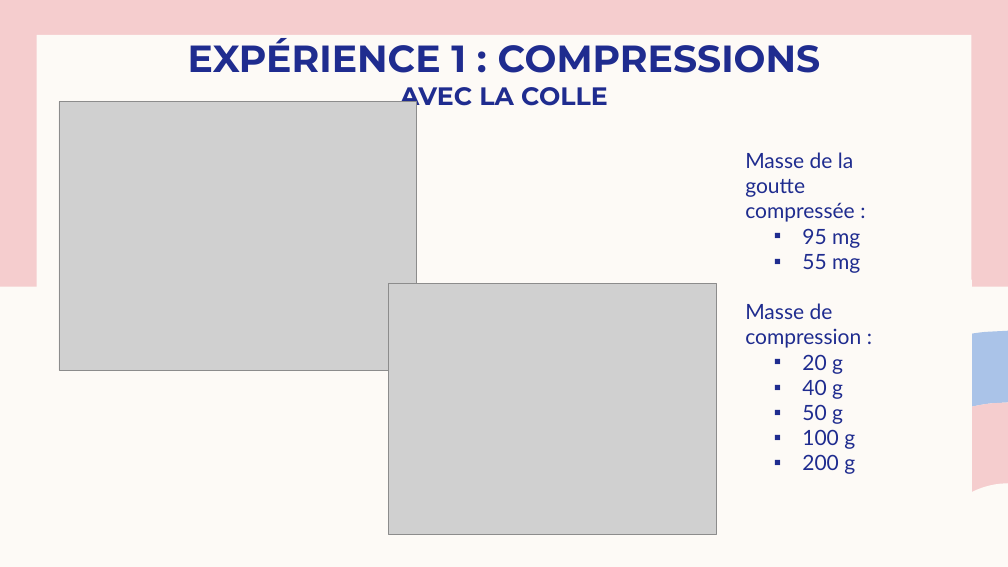
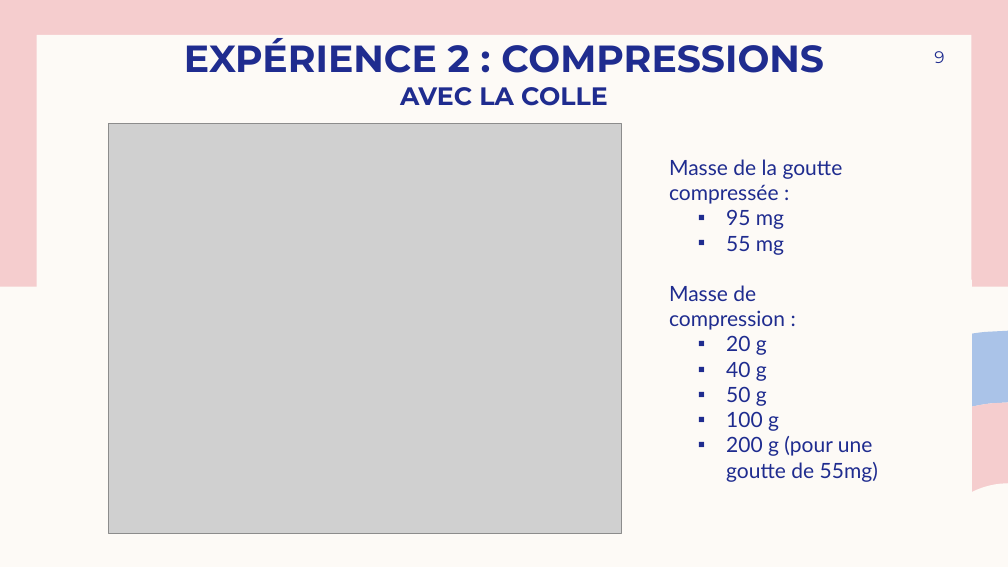
Before and after one commit to Josephine-gith/VS, a slide deck: slide 9 of PPT/Viscoplastic Squeeze pptGE 2.pptx (slide 7 before the commit). Drawn at 1008x567 pixels with LibreOffice and Linux fonts; fonts in the diff are those of the drawing; grey boxes stand for pictures. Boxes give left, top, right and bottom in pixels: in the first picture for what was removed or moved away, otherwise in the second. Text is boxed around its words. In the diff, an @@ line names an element or a change of style, - is before the commit and + after.

```diff
--- a/PPT/Viscoplastic Squeeze pptGE 2.pptx
+++ b/PPT/Viscoplastic Squeeze pptGE 2.pptx
@@ title at [184, 38, 824, 106]: text changed @@
-EXPÉRIENCE 1 : COMPRESSIONS
-AVEC LA COLLE
+EXPÉRIENCE 2 : COMPRESSIONS
+AVEC LA COLLE
@@ page number added at [934, 51, 944, 63], 16 pt, text #1F2C8F @@
+9
@@ picture removed at [59, 101, 417, 371] @@
@@ picture added at [108, 123, 622, 533] @@
@@ text "Masse de la goutte compressée ...": place and size @@
-text "Masse de la goutte compressée ..." at [745, 152, 861, 474]
+text "Masse de la goutte compressée ..." at [669, 159, 878, 482]
@@ picture removed at [389, 284, 717, 535] @@
@@ text at [726, 436, 878, 482]: text changed @@
-  ▪ 200 g
+  ▪ 200 g (pour une goutte de 55mg)
```
Also in this commit, not shown: 9 other slides changed, 1 slide removed, 21 other files.
